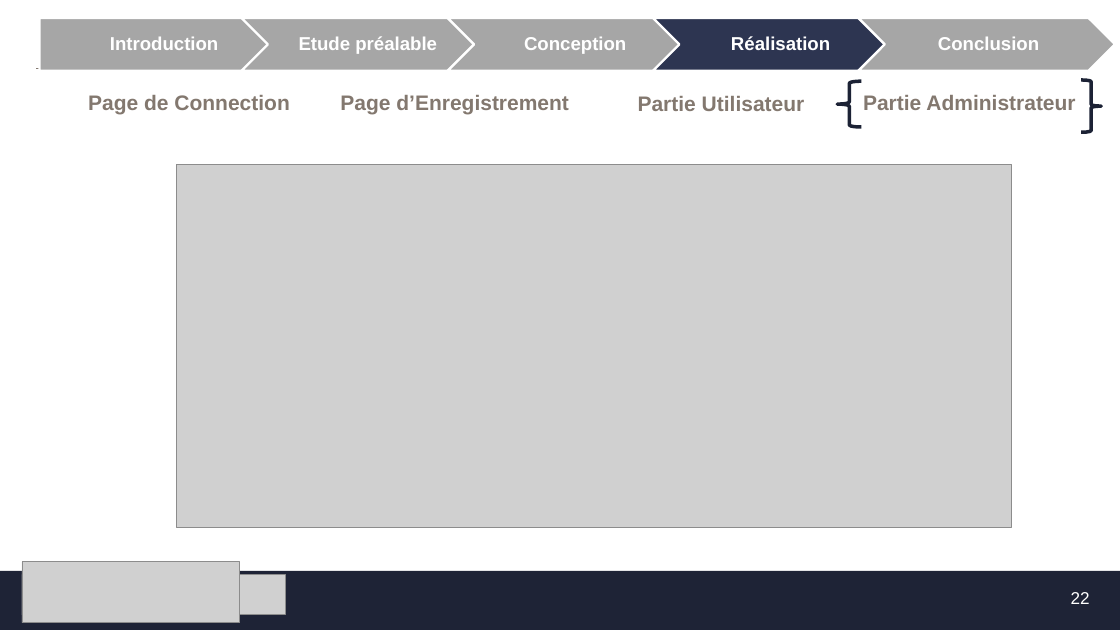
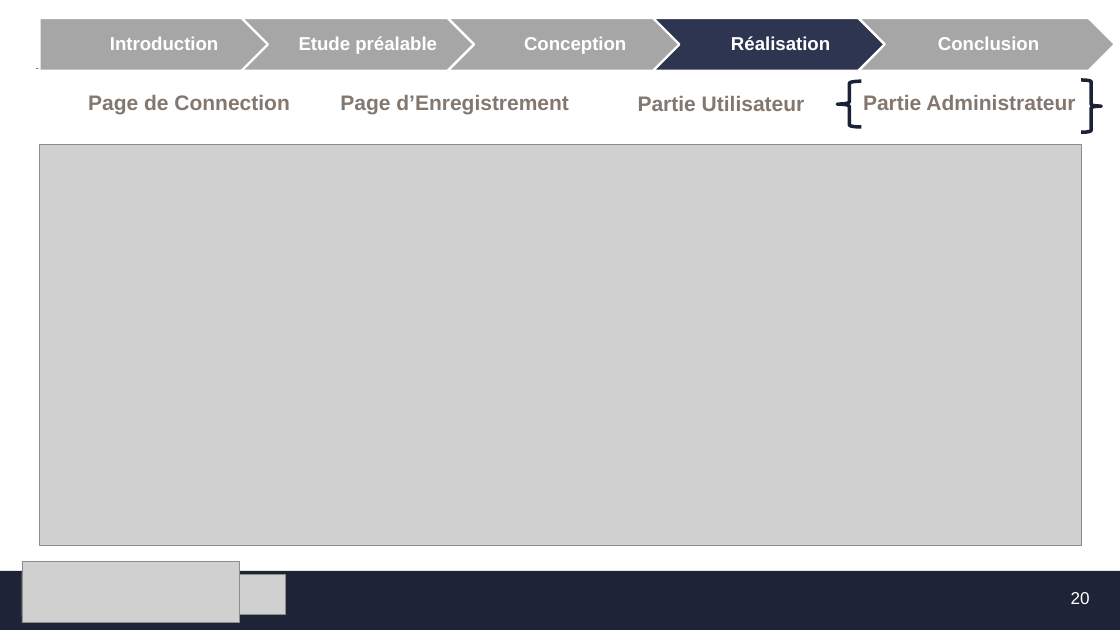
Before and after one commit to MF-13/E-Learning_Platforme, a slide deck: slide 20 of Présentation_PFE1.pptx (slide 22 before the commit). Drawn at 1120x630 pixels with LibreOffice and Linux fonts; fonts in the diff are those of the drawing; grey boxes stand for pictures; background and template pictures are left out. Boxes give left, top, right and bottom in pixels: in the first picture for what was removed or moved away, otherwise in the second. Text is boxed around its words. In the diff, an @@ line names an element or a change of style, - is before the commit and + after.

```diff
--- a/Présentation_PFE1.pptx
+++ b/Présentation_PFE1.pptx
@@ picture: place and size @@
-picture at (176, 165, 1012, 528)
+picture at (39, 145, 1082, 545)
@@ page number at (1071, 592, 1090, 604): text changed @@
-22
+20
```
Also in this commit, not shown: 6 other slides changed, 2 slides removed, 2 other files.
